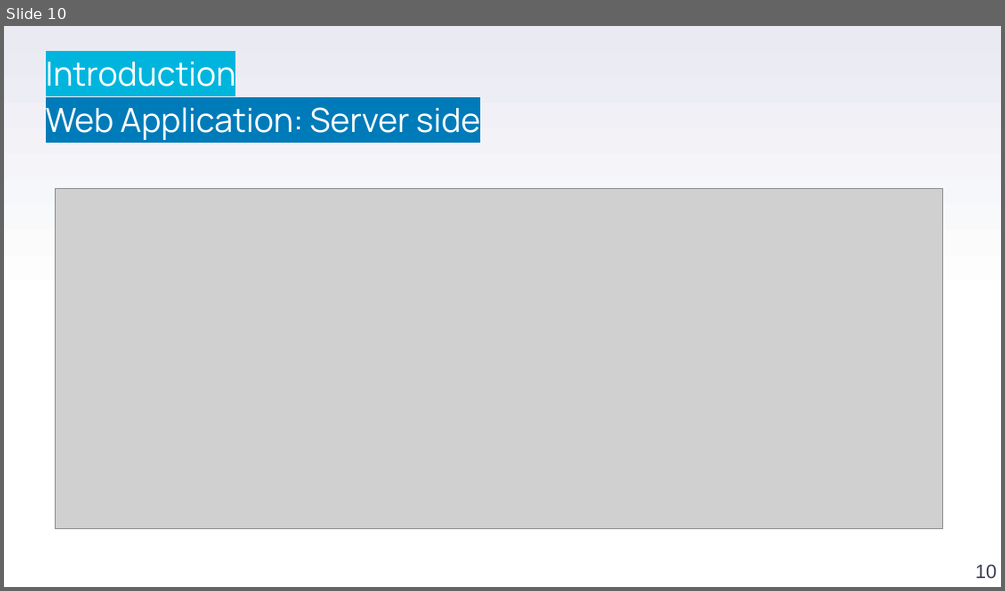
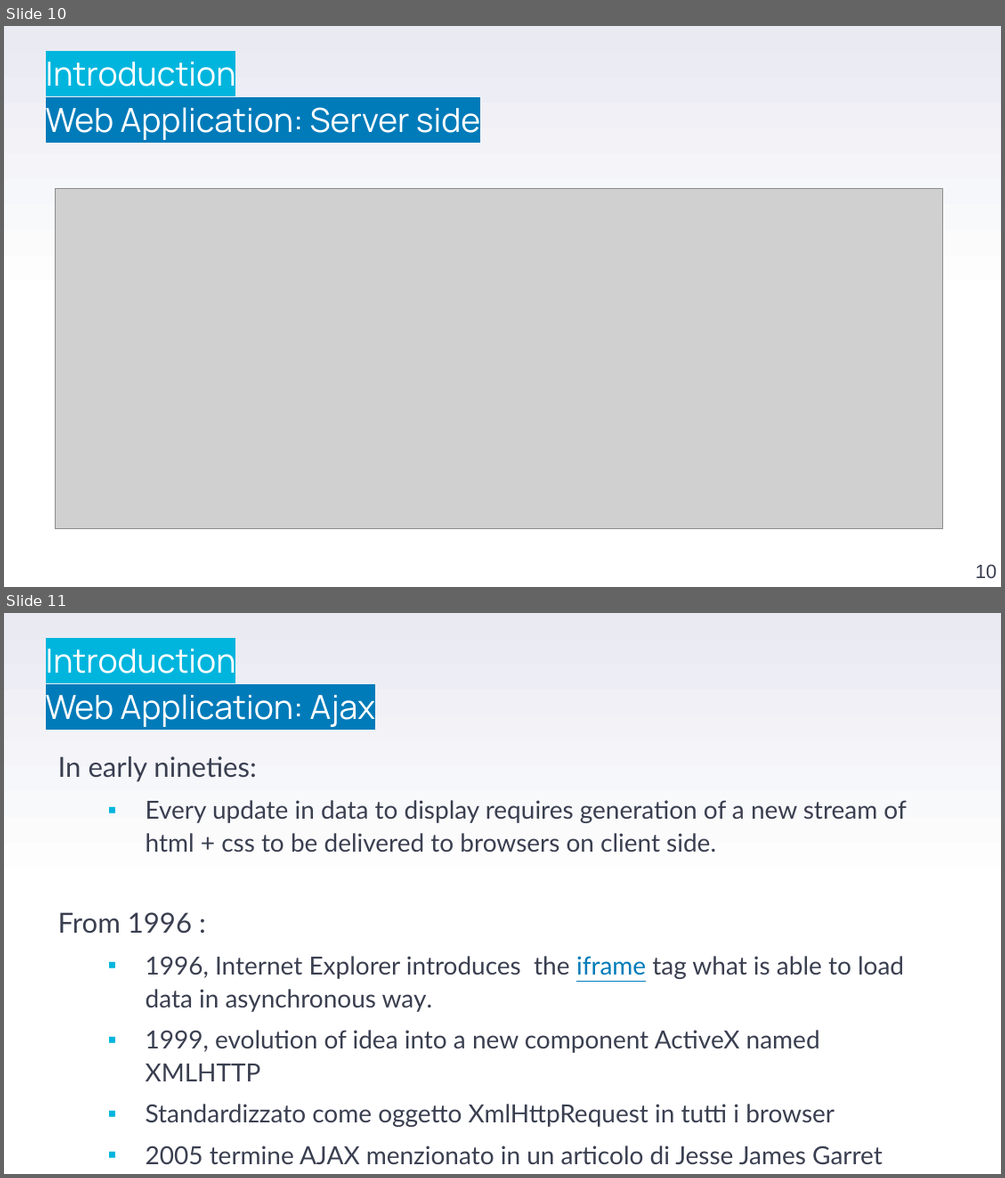
Before and after one commit to stefanofiorenza/KNITS, a slide deck: Programs/Trainings/01-FE/BasicJS/KNITS-Javascript.pptx. Shown one above the other, each under a label of ours: slide 10 before the commit, slides 10 and 11 after it. The pictures are 1005x591 and 1005x1178 pixels, drawn with LibreOffice and Linux fonts; fonts in the diff are those of the drawing; grey boxes stand for pictures; background and template pictures are left out. Boxes give left, top, right and bottom in pixels: in the first picture for what was removed or moved away, otherwise in the second. Text is boxed around its words. In the diff, an @@ line names an element or a change of style, - is before the commit and + after.

```diff
--- a/Programs/Trainings/01-FE/BasicJS/KNITS-Javascript.pptx
+++ b/Programs/Trainings/01-FE/BasicJS/KNITS-Javascript.pptx
@@ slide 11 added at [4, 613, 1001, 1174], background gradient #FFFFFF to #E9EAF2 @@
@@ text added at [46, 642, 375, 727], 24 pt, text #FFFFFF @@
+Introduction
+Web Application: Ajax
@@ text added at [58, 756, 906, 1164], 18 pt, text #3A3F50 @@
+In early nineties:
+  ▪ Every update in data to display requires generation of a new stream of html + css to be delivered to browsers on client side.
+From 1996 :
+  ▪ 1996, Internet Explorer introduces the iframe tag what is able to load data in asynchronous way.
+  ▪ 1999, evolution of idea into a new component ActiveX named XMLHTTP
+  ▪ Standardizzato come oggetto XmlHttpRequest in tutti i browser
+  ▪ 2005 termine AJAX menzionato in un articolo di Jesse James Garret
```
Also in this commit, not shown: 3 slides changed, 1 slide removed.
